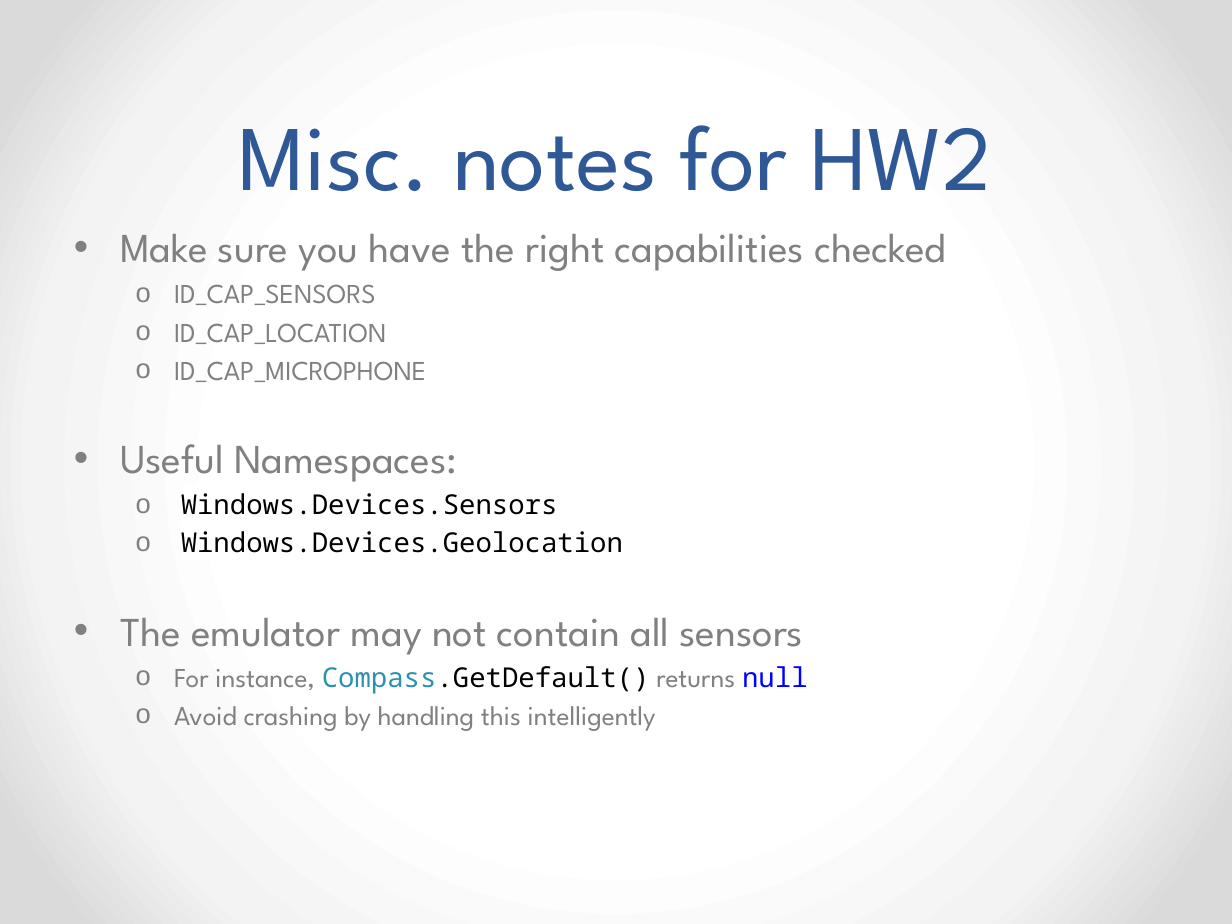
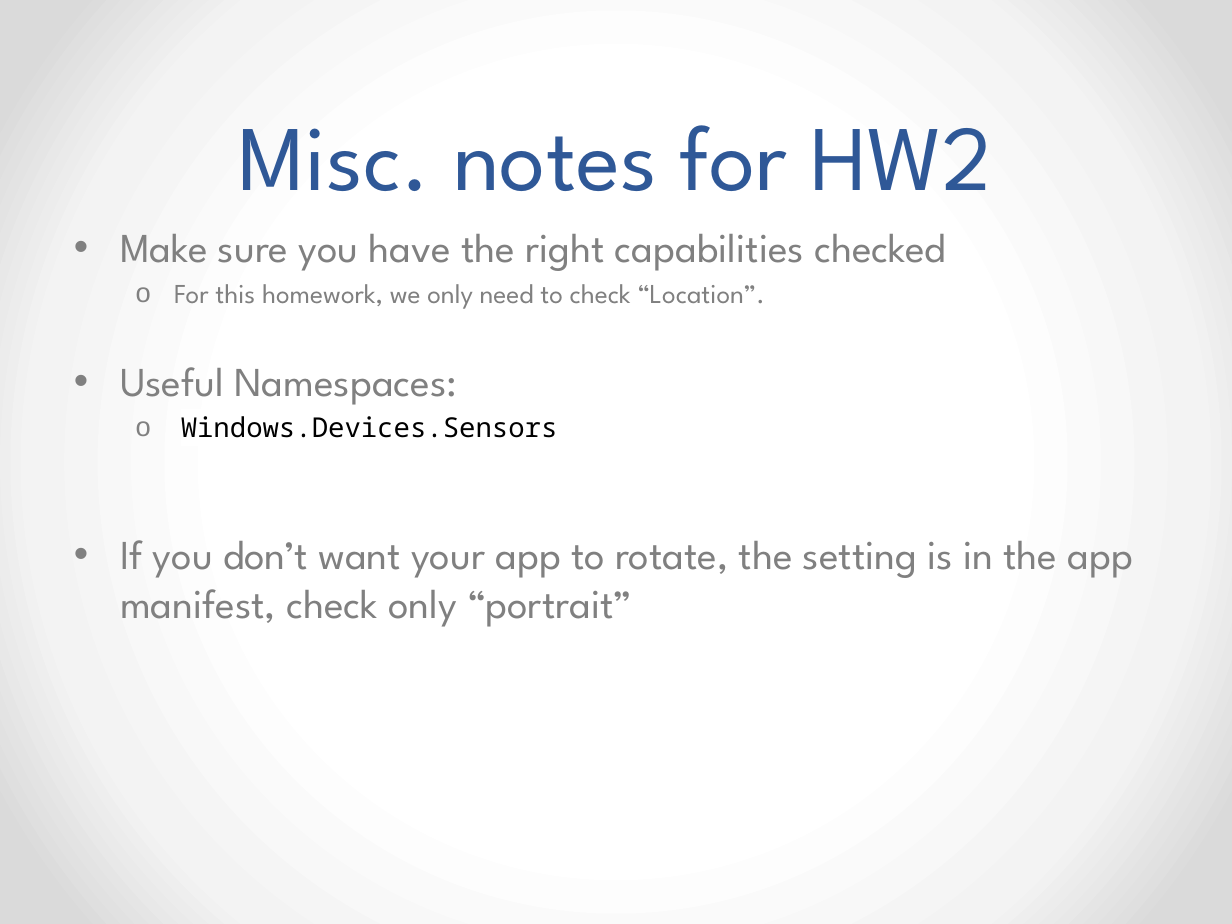
Before and after one commit to EE590-Winter2015/Materials, a slide deck: slide 59 of Week 2/Week 2.pptx (slide 55 before the commit). Drawn at 1232x924 pixels with LibreOffice and Linux fonts; fonts in the diff are those of the drawing. Boxes give left, top, right and bottom in pixels: in the first picture for what was removed or moved away, otherwise in the second. Text is boxed around its words. In the diff, an @@ line names an element or a change of style, - is before the commit and + after.

```diff
--- a/Week 2/Week 2.pptx
+++ b/Week 2/Week 2.pptx
@@ text at (174, 284, 764, 309): text changed @@
-  o ID_CAP_SENSORS
-  o ID_CAP_LOCATION
-  o ID_CAP_MICROPHONE
+  o For this homework, we only need to check “Location”.
@@ text at (120, 540, 1133, 627): text changed; size 16 to 24 pt @@
-  o Windows.Devices.Geolocation
-• The emulator may not contain all sensors
-  o For instance, Compass.GetDefault() returns null
-  o Avoid crashing by handling this intelligently
+• If you don’t want your app to rotate, the setting is in the app manifest, check only “portrait”
```
Also in this commit, not shown: 3 other slides changed, 4 slides added, 2 other files.
